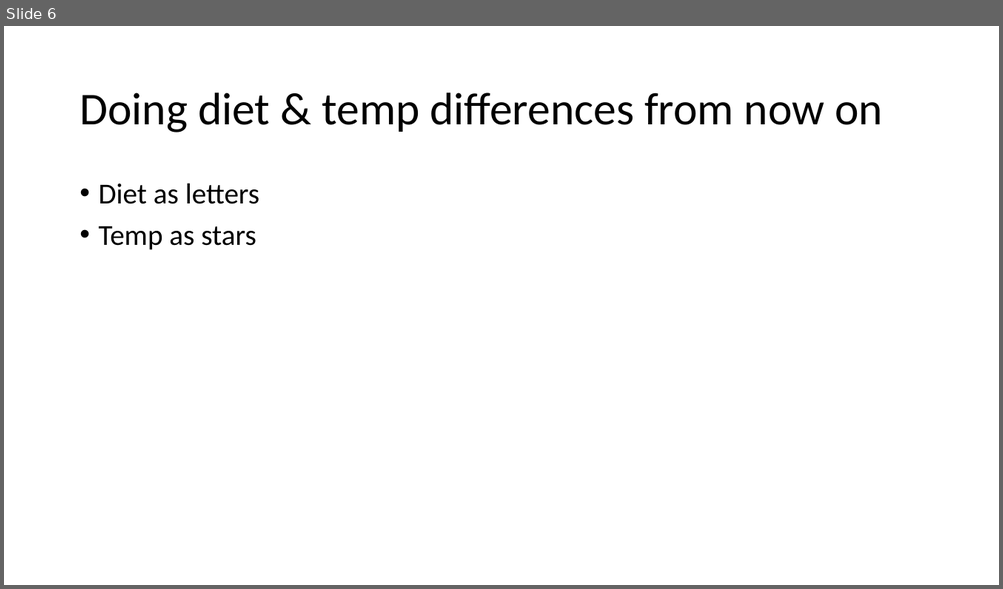
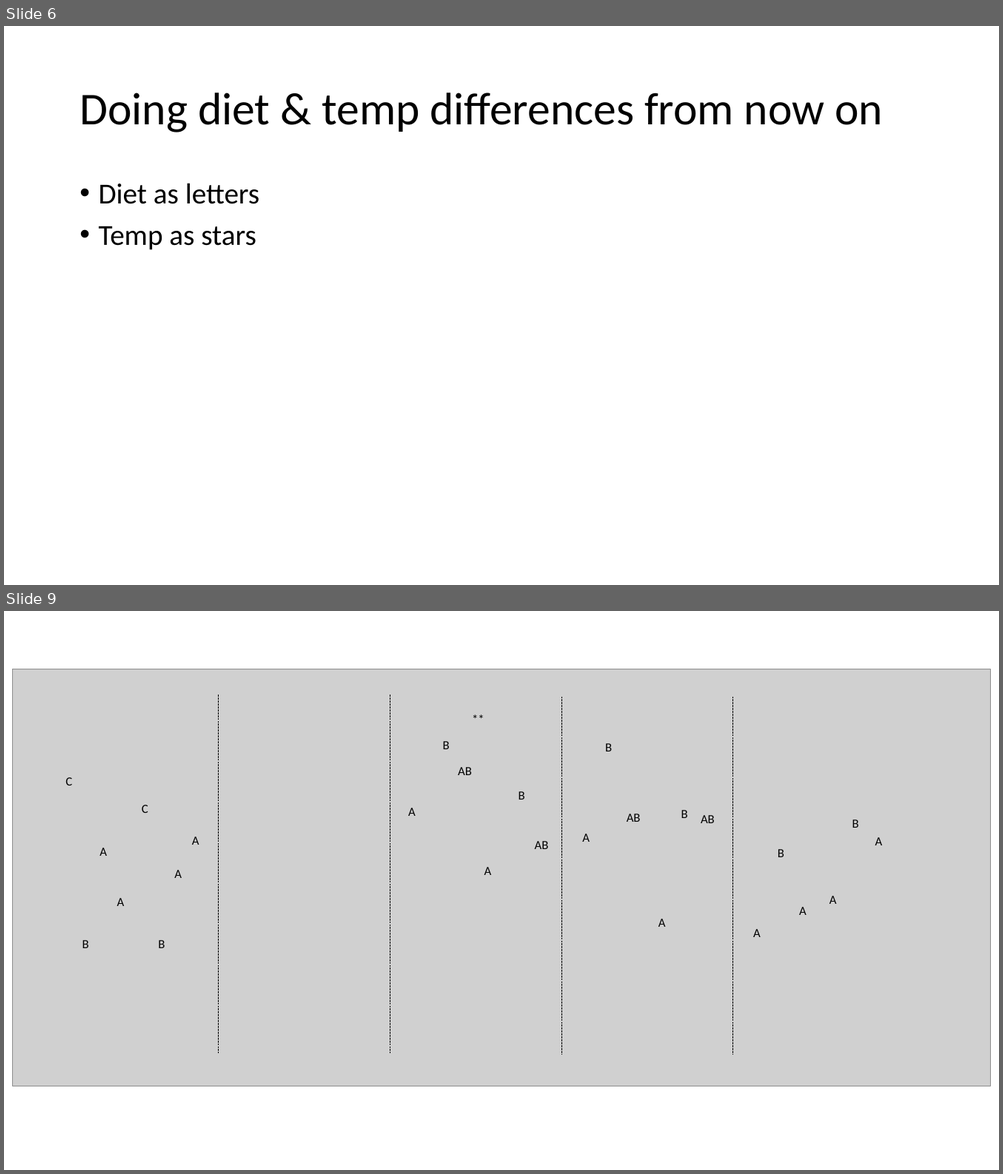
Before and after one commit to AimeeCloete/parechinus, a slide deck: graphs/stats on graphs.pptx. Shown one above the other, each under a label of ours: slide 6 before the commit, slides 6 and 9 after it; the slides between them are not shown. The pictures are 1003x589 and 1003x1174 pixels, drawn with LibreOffice and Linux fonts; fonts in the diff are those of the drawing; grey boxes stand for pictures. Boxes give left, top, right and bottom in pixels: in the first picture for what was removed or moved away, otherwise in the second. Text is boxed around its words. In the diff, an @@ line names an element or a change of style, - is before the commit and + after.

```diff
--- a/graphs/stats on graphs.pptx
+++ b/graphs/stats on graphs.pptx
@@ slide 9 added at (4,611,999,1170), background #FFFFFF @@
@@ picture added at (13,669,990,1087) @@
@@ group added at (218,695,732,1056): 4 lines @@
@@ text added at (464,707,492,729), 12 pt, text #000000 @@
+**
@@ text added at (443,741,449,749), 12 pt, text #000000 @@
+B
@@ text added at (605,743,612,752), 12 pt, text #000000 @@
+B
@@ text added at (65,777,72,786), 12 pt, text #000000 @@
+C
@@ text added at (458,767,472,775), 12 pt, text #000000 @@
+AB
@@ text added at (142,805,148,813), 12 pt, text #000000 @@
+C
@@ text added at (408,808,415,816), 12 pt, text #000000 @@
+A
@@ text added at (518,792,525,800), 12 pt, text #000000 @@
+B
@@ text added at (681,810,688,818), 12 pt, text #000000 @@
+B
@@ text added at (626,814,640,822), 12 pt, text #000000 @@
+AB
@@ text added at (700,815,714,823), 12 pt, text #000000 @@
+AB
@@ text added at (852,820,859,828), 12 pt, text #000000 @@
+B
@@ text added at (99,848,107,856), 12 pt, text #000000 @@
+A
@@ text added at (192,837,199,845), 12 pt, text #000000 @@
+A
@@ text added at (535,841,549,849), 12 pt, text #000000 @@
+AB
@@ text added at (582,834,589,842), 12 pt, text #000000 @@
+A
@@ text added at (777,849,784,857), 12 pt, text #000000 @@
+B
@@ text added at (875,837,882,846), 12 pt, text #000000 @@
+A
@@ text added at (174,870,182,878), 12 pt, text #000000 @@
+A
@@ text added at (484,867,492,875), 12 pt, text #000000 @@
+A
@@ text added at (117,898,125,906), 12 pt, text #000000 @@
+A
@@ text added at (829,896,836,904), 12 pt, text #000000 @@
+A
@@ text added at (658,919,666,927), 12 pt, text #000000 @@
+A
@@ text added at (799,907,806,915), 12 pt, text #000000 @@
+A
@@ text added at (82,940,89,948), 12 pt, text #000000 @@
+B
@@ text added at (158,940,165,948), 12 pt, text #000000 @@
+B
@@ text added at (753,929,760,937), 12 pt, text #000000 @@
+A
```
Also in this commit, not shown: 1 slide changed, 2 other slides added, 23 other files.
